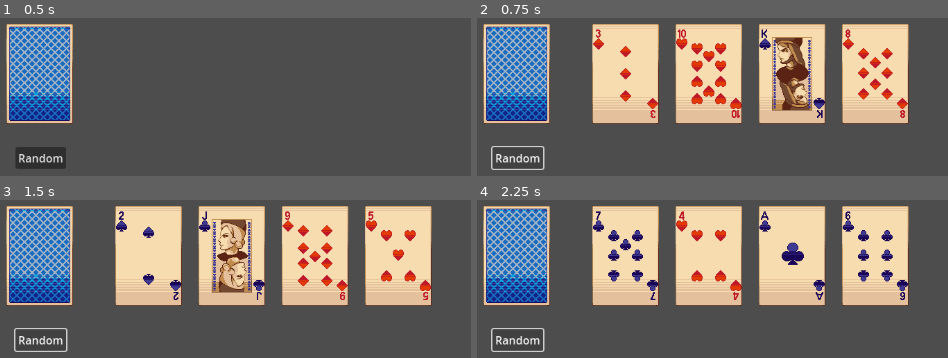
Above: before the commit, frames 1-4 (two rows, left to right).
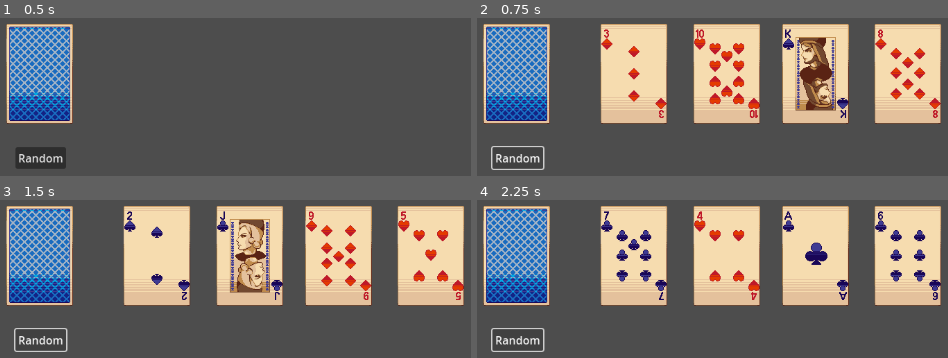
Above: after the commit, the same moments.

Repository: chat-jaisan/Scoundrel
Game: Godot game, scene res://Scenes/main.tscn
Two runs of this game, one before a commit and one after it. Both use one fixed random seed, a clock stepped at 60 frames per second and the inputs below.
Inputs:
- Up to frame 1 (0.5 s): no input
- Up to frame 2 (0.75 s): click "Random" at 0.5 s
- Up to frame 3 (1.5 s): click "Random" at 1.25 s
- Up to frame 4 (2.25 s): click "Random" at 2 s

Frame 1 is identical in both runs. In frame 2, 30% of the frame differs, in the area x 24-99%, y 3-68%; in frame 3, 27%; in frame 4, 27%.

Commit message:
Display cards via a node(not x,y cord)

Diff:
--- a/Scenes/card.tscn
+++ b/Scenes/card.tscn
@@ -33,5 +33,6 @@
 text = "Use"
 icon_alignment = 1
 
+[connection signal="input_event" from="Area2D" to="Area2D" method="card_selected"]
 [connection signal="input_event" from="Area2D" to="Area2D" method="_on_input_event"]
 [connection signal="pressed" from="Button" to="Area2D" method="_on_button_pressed"]
--- a/Scenes/main.tscn
+++ b/Scenes/main.tscn
@@ -8,7 +8,17 @@
 [node name="card_manager" type="Node2D" parent="."]
 script = ExtResource("1_bo1nx")
 
-[node name="card_slot" type="Node2D" parent="card_manager"]
+[node name="card_slot_1" type="Node2D" parent="card_manager"]
+position = Vector2(382, 170)
+
+[node name="card_slot_2" type="Node2D" parent="card_manager"]
+position = Vector2(516, 170)
+
+[node name="card_slot_3" type="Node2D" parent="card_manager"]
+position = Vector2(644, 170)
+
+[node name="card_slot_4" type="Node2D" parent="card_manager"]
+position = Vector2(777, 170)
 
 [node name="card_deck" type="Sprite2D" parent="."]
 position = Vector2(213, 170)
--- a/Scripts/card.gd
+++ b/Scripts/card.gd
@@ -5,7 +5,7 @@
 func _on_input_event(viewport: Node, event: InputEvent, shape_idx: int) -> void:
 	if event is InputEventMouseButton and event.pressed and event.button_index == MOUSE_BUTTON_LEFT:
 		button.visible = !button.visible  # Toggle button visibility
-
+		emit_signal("card_selected", self, event, shape_idx)  # Emit signal when card is clicked
 
 func _on_button_pressed() -> void:
 	$"..".visible = false  # Hide the card
@@ -13,3 +13,8 @@
 
 func _ready():
 	pass
+
+
+func card_selected(viewport: Node, event: InputEvent, shape_idx: int) -> void:
+	#print("Card ", self.name, " selected.")
+	pass
--- a/Scripts/card_manager.gd
+++ b/Scripts/card_manager.gd
@@ -6,6 +6,8 @@
 var cardScene = preload("res://Scenes/card.tscn")
 var active_cards = []
 
+var selected_card: Node = null
+
 # Dictionary to map suits to their corresponding texture paths
 var suit_to_texture_path = {
 	"C": "res://Sprites/cards/clubs/",
@@ -13,6 +15,13 @@
 	"H": "res://Sprites/cards/hearts/",
 	"S": "res://Sprites/cards/spades/"
 }
+
+@onready var card_slots = [
+	$card_slot_1,
+	$card_slot_2,
+	$card_slot_3,
+	$card_slot_4
+]
 
 # Function to create a full deck of cards
 func create_deck():
@@ -51,22 +60,19 @@
 	return random_cards
 
 func display_cards(cards):
-	var start_x = 370  # Starting X position for the first card
-	var start_y = 170  # Y position for all cards
-	var spacing = 120  # Horizontal spacing between cards
-
 	for i in range(cards.size()):
 		var card_instance = cardScene.instantiate()
-		add_child(card_instance)
 
-		# Set the position of the card
-		card_instance.position = Vector2(start_x + i * spacing, start_y)
+		# Add the card to the corresponding slot
+		var slot = card_slots[i]
+		slot.add_child(card_instance)
+		card_instance.position = Vector2.ZERO  # Position relative to the slot
 
 		# Extract the suit from the card
 		var card = cards[i]
-		var suit = card.substr(card.length() - 1)  # Suit is always the last character
+		var suit = card.substr(card.length() - 1)
 
-		# Load the corresponding card texture based on the suit
+		# Load the corresponding card texture
 		if suit in suit_to_texture_path:
 			var texture_path = suit_to_texture_path[suit] + card + ".png"
 			var card_texture = load(texture_path)
@@ -86,6 +92,13 @@
 			active_cards.remove_at(i)  # Remove the card from the list
 			break
 
+func on_card_selected(card: Node):
+	if selected_card and selected_card != card:
+		selected_card.hide_use_button()
+
+	selected_card = card
+	card.show_use_button()
+
 func _ready():
 	pass
 
